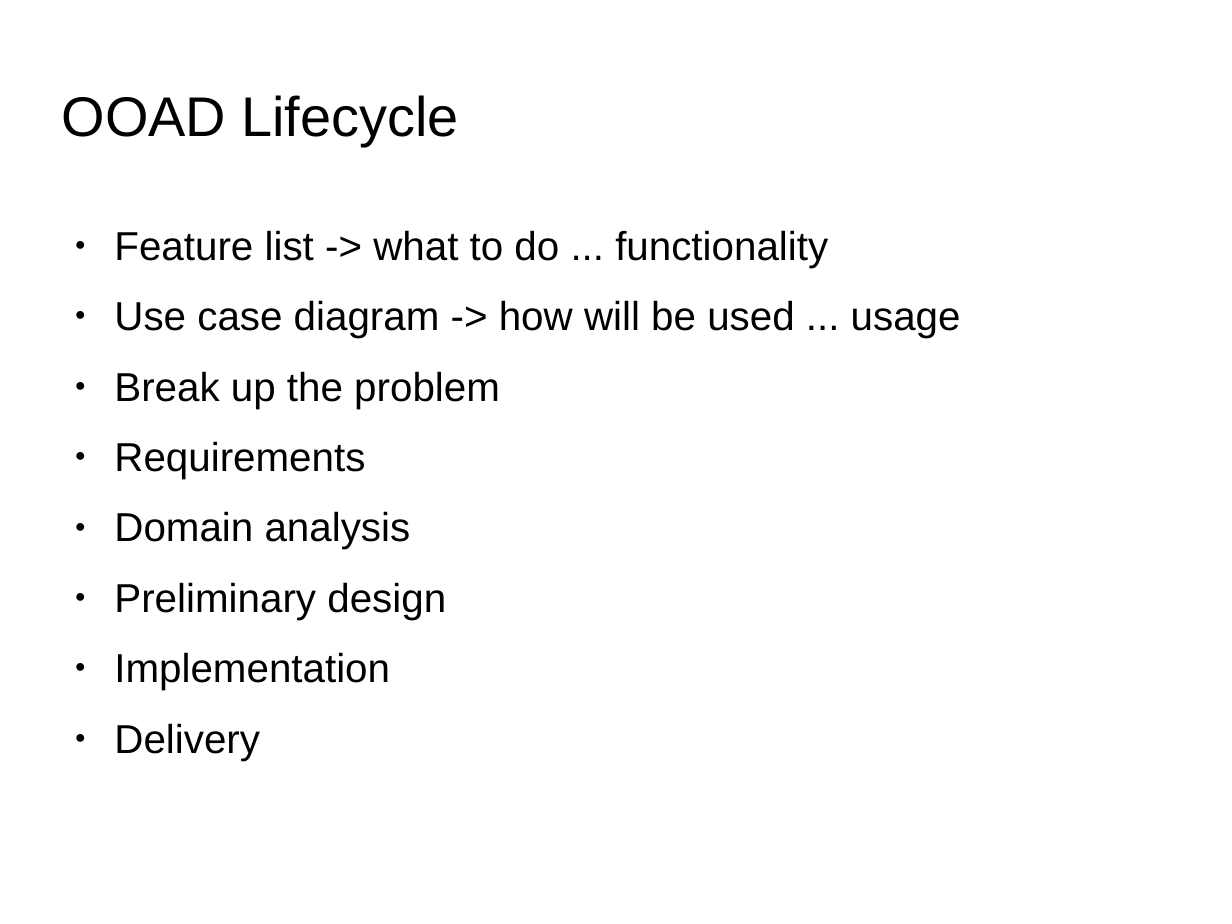
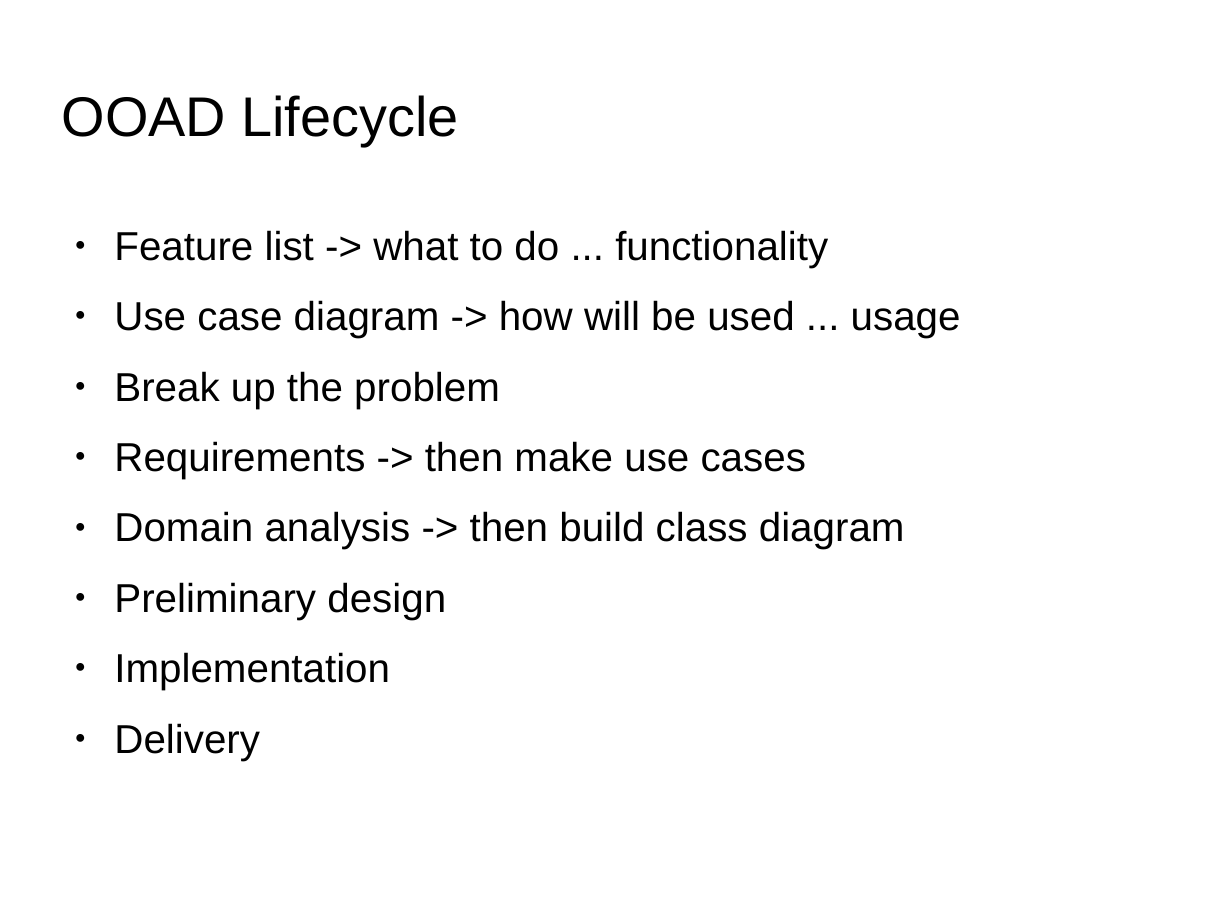
Before and after one commit to shikha-desai/Internship_PreWork, a slide deck: slide 30 of OOP/OOP_Concepts.odp. Drawn at 1232x924 pixels with LibreOffice and Linux fonts; fonts in the diff are those of the drawing; background and template pictures are left out. Boxes give left, top, right and bottom in pixels: in the first picture for what was removed or moved away, otherwise in the second. Text is boxed around its words. In the diff, an @@ line names an element or a change of style, - is before the commit and + after.

Commit message:
Completed OOAD Book

```diff
--- a/OOP/OOP_Concepts.odp
+++ b/OOP/OOP_Concepts.odp
@@ text at bbox=[114, 441, 905, 549]: text changed @@
-● Requirements
-● Domain analysis
+● Requirements -> then make use cases
+● Domain analysis -> then build class diagram
```
Also in this commit, not shown: 2 other slides changed, 1 slide added, 3 other files.
